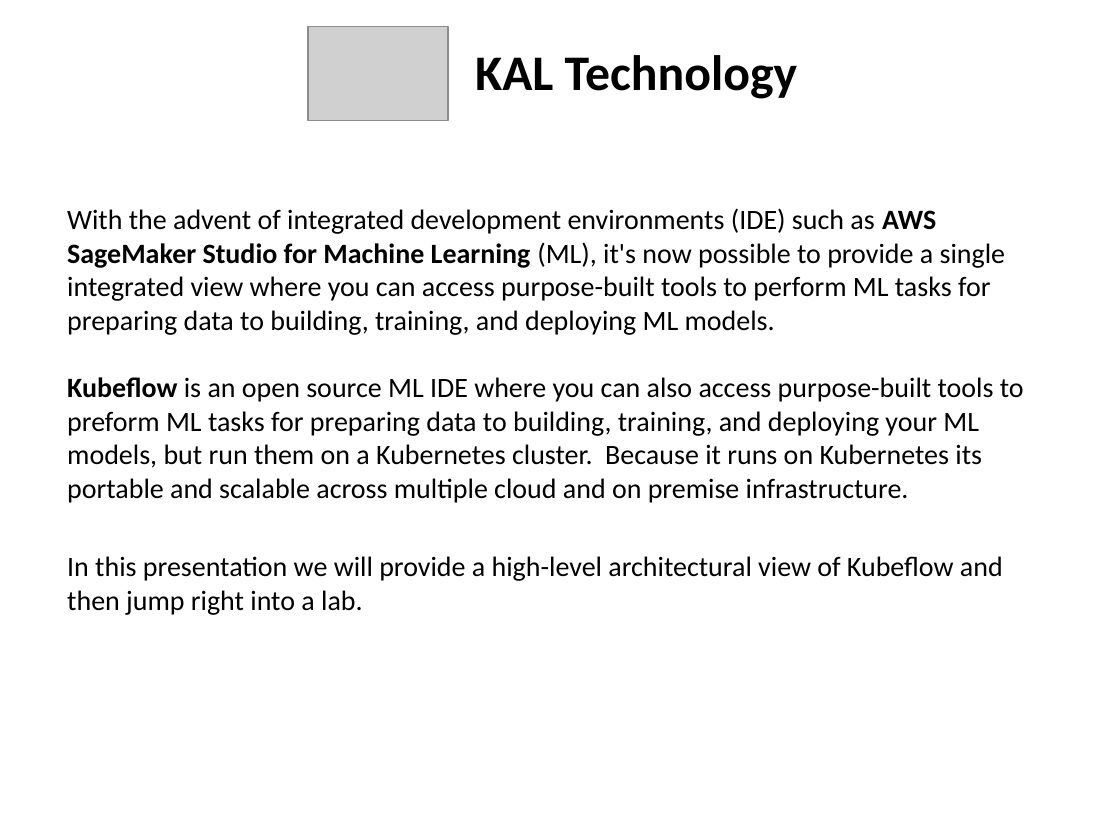
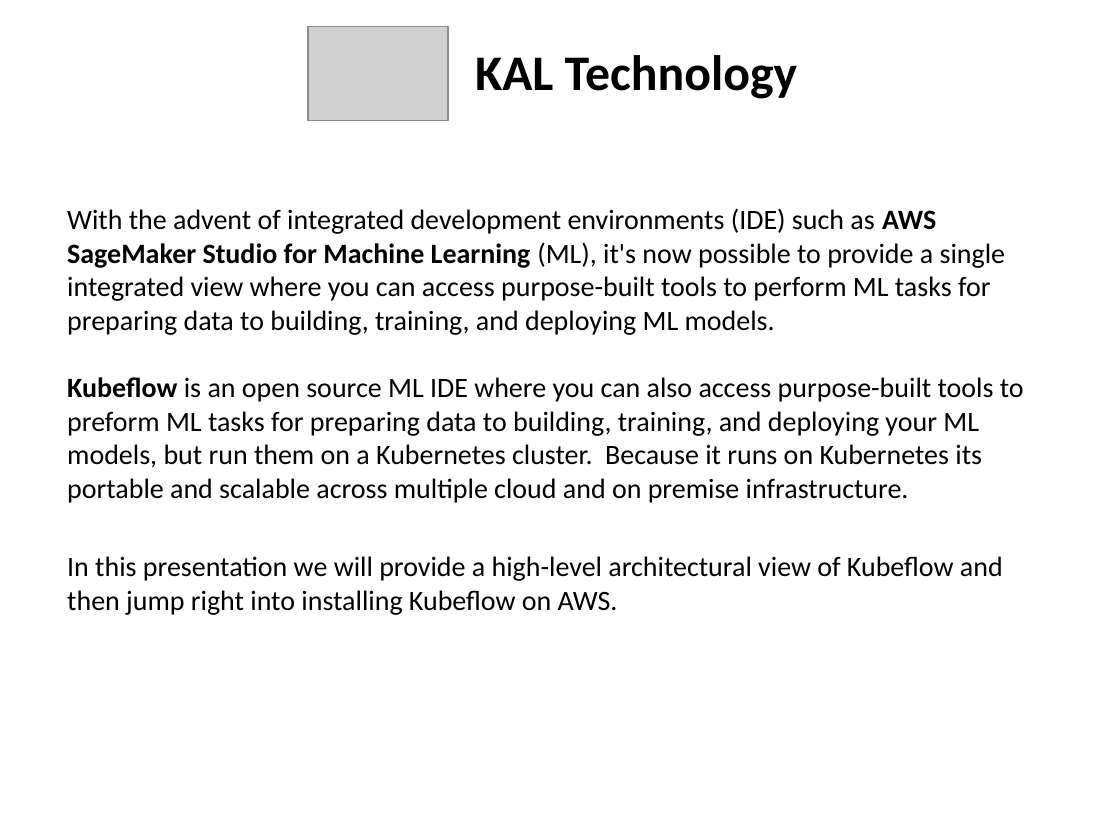
Before and after one commit to kskalvar/aws-eks-kubeflow-quickstart, a slide deck: slide 2 of slides/AWS EKS Kubeflow Quickstart.pptx. Drawn at 1120x840 pixels with LibreOffice and Linux fonts; fonts in the diff are those of the drawing; grey boxes stand for pictures. Boxes give left, top, right and bottom in pixels: in the first picture for what was removed or moved away, otherwise in the second. Text is boxed around its words. In the diff, an @@ line names an element or a change of style, - is before the commit and + after.

```diff
--- a/slides/AWS EKS Kubeflow Quickstart.pptx
+++ b/slides/AWS EKS Kubeflow Quickstart.pptx
@@ text at (67,556,1003,615): text changed @@
-In this presentation we will provide a high-level architectural view of Kubeflow and then jump right into a lab.
+In this presentation we will provide a high-level architectural view of Kubeflow and then jump right into installing Kubeflow on AWS.
```
Also in this commit, not shown: 1 other file.
